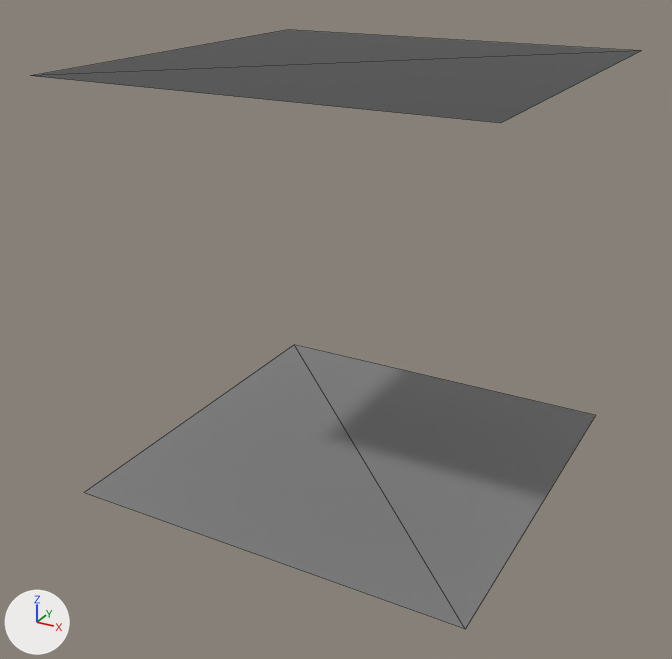
Renders of the glTF model ressources/models/wall_5.glb from each side of a commit.
One viewpoint serves both versions: a camera (50 mm lens) standing at (2.93, -5.7, 3.86) and looking at (-0.08, -0.23, 1.13). Arrows for +X, +Y and +Z are at lower left; the lights stay in place. Mesh edges are drawn as thin lines.
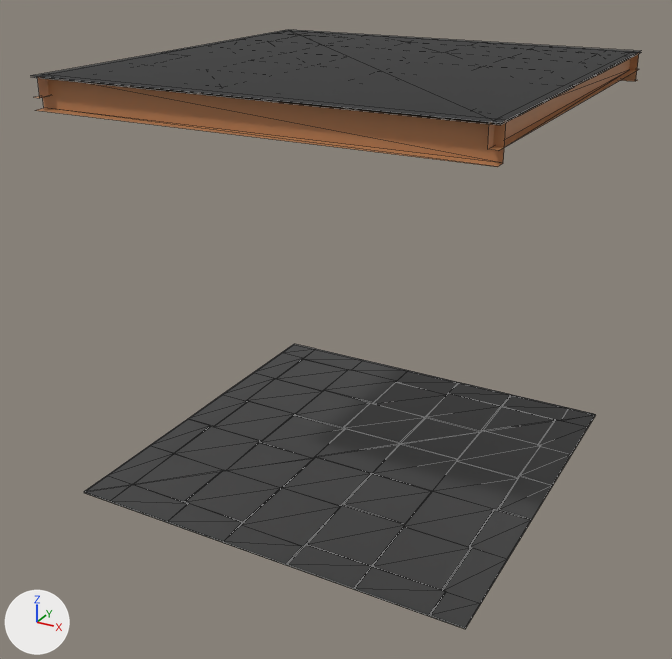
Commit message: Wall models

What differs and where, as boxes [x1, y1, x2, y2] in the pictures (672 x 659 px):
'Cube', reshaped
    before: [32, 30, 641, 629]
    after: [30, 30, 641, 629]
part 1 of me_cube, added (brown)
    after: [30, 52, 641, 167]
part 2 of me_cube, added
    after: [84, 344, 595, 628]

What the commit changed:
me_cube is used by ob_cube; location (0.0, 0.0, 0.0).
me_cube had 8 vertices, 4 faces and spanned x -1.5..1.5, y -1.5..1.5, z 0.0..3.0.
me_cube now has 396 vertices, 216 faces and spans x -1.5..1.5, y -1.5..1.5, z 0.0..3.0.
me_cube part 1: 206 vertices added at x -1.5..1.5, y -1.5..1.5, z 2.79..3.0.
me_cube part 2: 182 vertices added at x -1.5..1.5, y -1.5..1.5, z 0.01.
